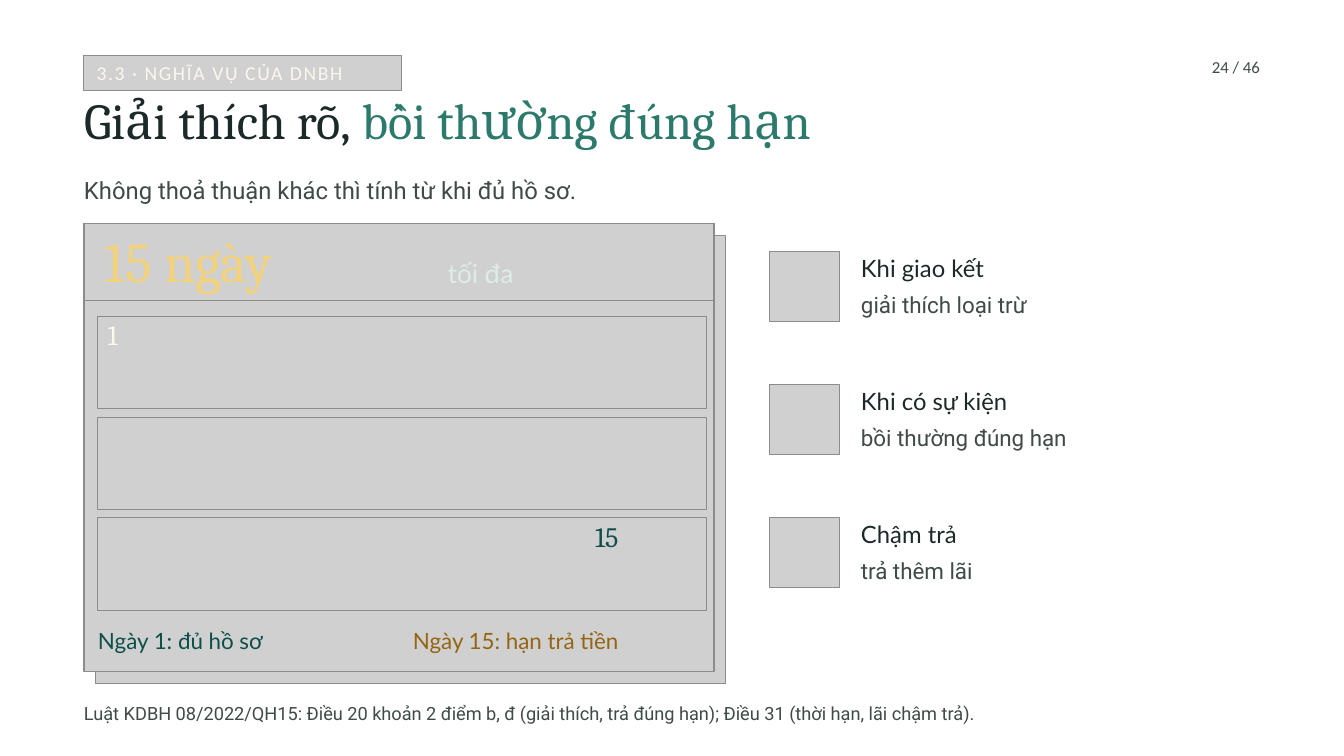
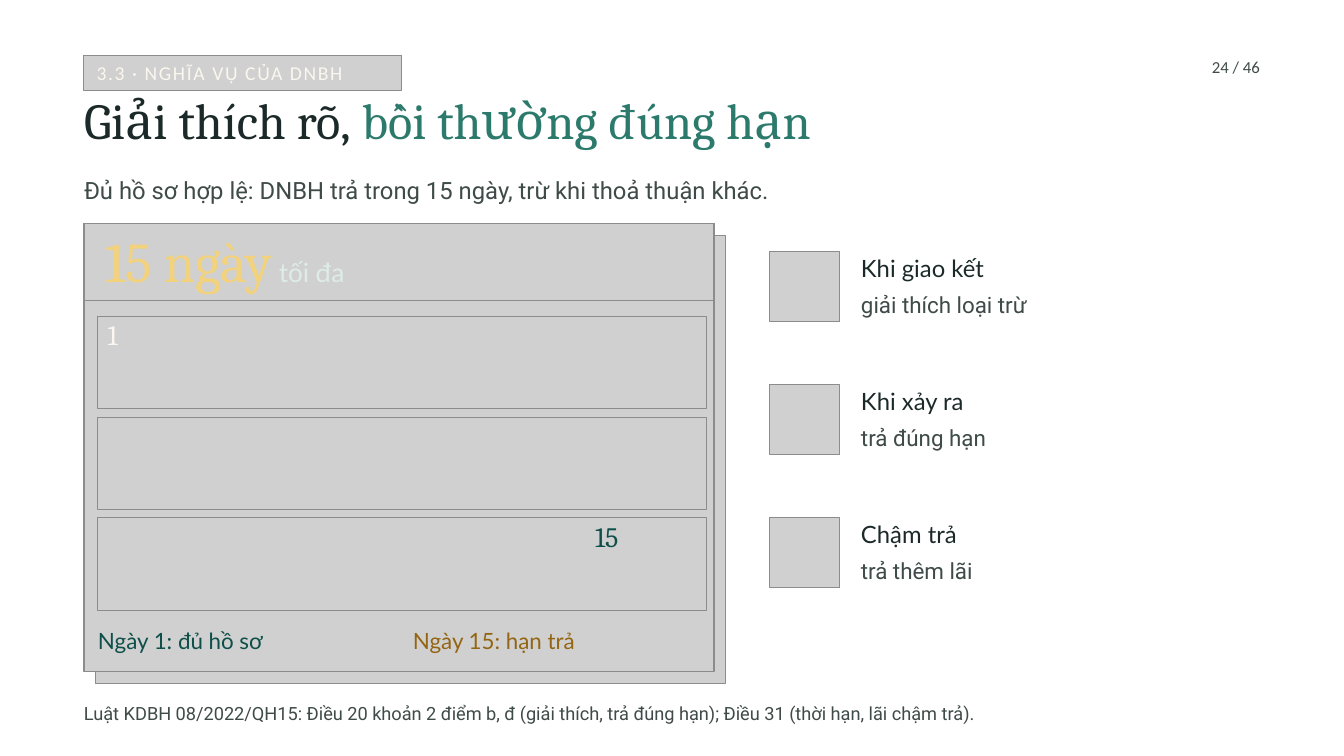
Before and after one commit to tranquanghaofake-dotcom/Law, a slide deck: slide 4 of docs/bai/ch3-bao-hiem-thuong-mai/mau-cong.pptx. Drawn at 1344x756 pixels with LibreOffice and Linux fonts; fonts in the diff are those of the drawing; grey boxes stand for pictures; background and template pictures are left out. Boxes give left, top, right and bottom in pixels: in the first picture for what was removed or moved away, otherwise in the second. Text is boxed around its words. In the diff, an @@ line names an element or a change of style, - is before the commit and + after.

```diff
--- a/docs/bai/ch3-bao-hiem-thuong-mai/mau-cong.pptx
+++ b/docs/bai/ch3-bao-hiem-thuong-mai/mau-cong.pptx
@@ text removed at (84,179,576,204) @@
-Không thoả thuận khác thì tính từ khi đủ hồ sơ.
@@ text added at (84,179,769,204), 17 pt, text #3F4B48 @@
+Đủ hồ sơ hợp lệ: DNBH trả trong 15 ngày, trừ khi thoả thuận khác.
@@ text at (105,230,413,301): text changed @@
-15 ngày
+15 ngày tối đa
@@ text removed at (448,252,546,291) @@
-tối đa
@@ text at (861,392,963,414): text changed @@
-Khi có sự kiện
+Khi xảy ra
@@ text at (861,428,986,451): text changed @@
-bồi thường đúng hạn
+trả đúng hạn
@@ text at (413,632,575,653): text changed @@
-Ngày 15: hạn trả tiền
+Ngày 15: hạn trả
```
Also in this commit, not shown: 4 other slides changed, 21 other files.
